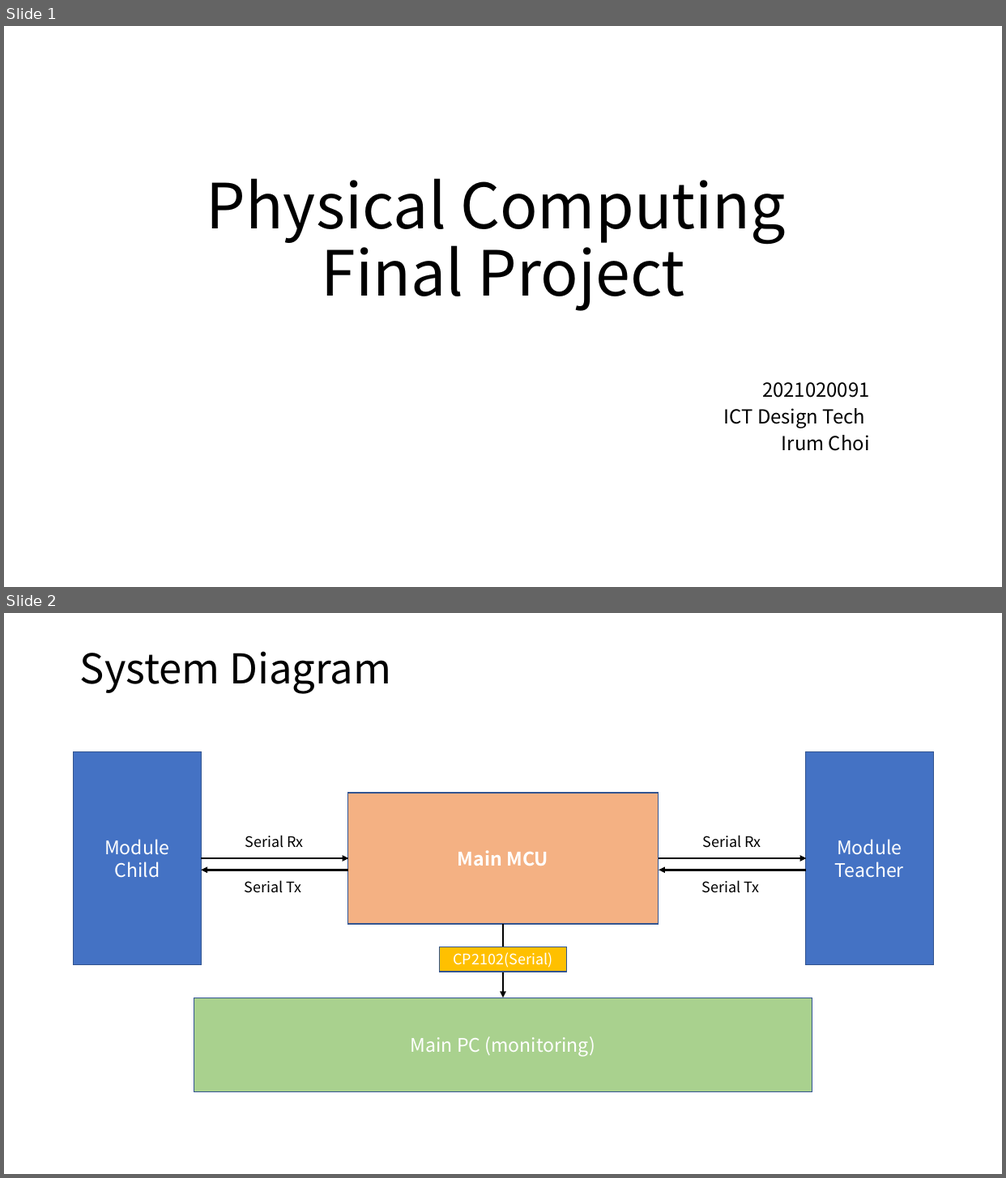
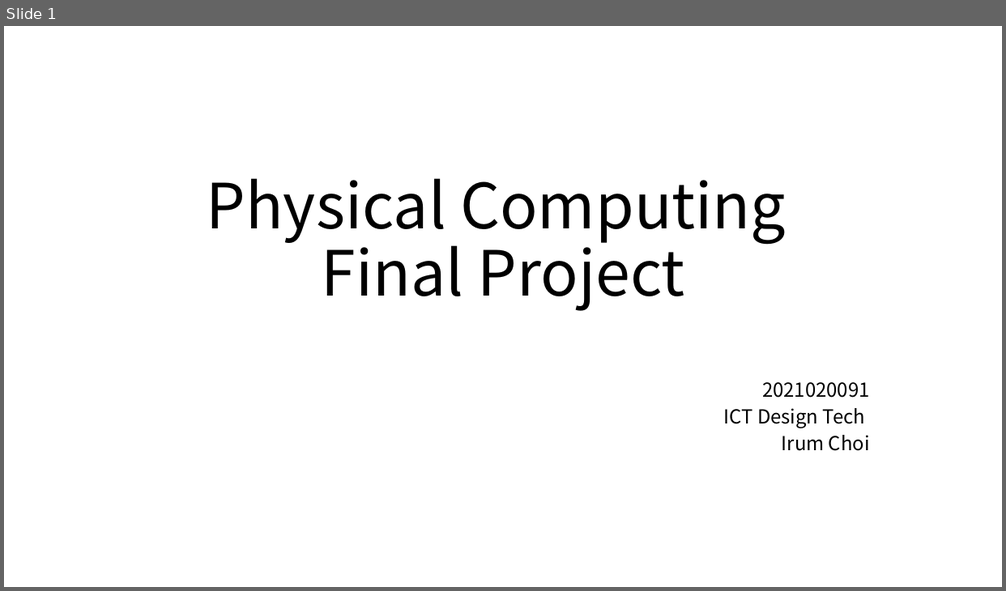
Before and after one commit to kimkyowon/Physical_Computing_Final, a slide deck: Physical_Computing/Documents/Physical Computing_Prototype.pptx. Shown one above the other, each under a label of ours: slides 1 and 2 before the commit, slide 1 after it. The pictures are 1006x1178 and 1006x591 pixels, drawn with LibreOffice and Linux fonts; fonts in the diff are those of the drawing. Boxes give left, top, right and bottom in pixels: in the first picture for what was removed or moved away, otherwise in the second. Text is boxed around its words. In the diff, an @@ line names an element or a change of style, - is before the commit and + after.

```diff
--- a/Physical_Computing/Documents/Physical Computing_Prototype.pptx
+++ b/Physical_Computing/Documents/Physical Computing_Prototype.pptx
@@ slide 2 removed at box(4, 613, 1002, 1174), background #FFFFFF @@
@@ title removed at box(80, 651, 391, 694) @@
-System Diagram
@@ rectangle removed at box(74, 752, 202, 965) @@
-Module
-Child
@@ rectangle removed at box(806, 752, 934, 965) @@
-Module
-Teacher
@@ rectangle removed at box(348, 793, 658, 924) @@
-Main MCU
@@ text removed at box(245, 835, 303, 848) @@
-Serial Rx
@@ text removed at box(702, 835, 761, 848) @@
-Serial Rx
@@ arrow removed from (201, 858) to (348, 858) @@
@@ arrow removed from (348, 870) to (201, 870) @@
@@ arrow removed from (659, 858) to (807, 858) @@
@@ arrow removed from (807, 870) to (659, 870) @@
@@ text removed at box(245, 880, 301, 893) @@
-Serial Tx
@@ text removed at box(702, 880, 759, 893) @@
-Serial Tx
@@ arrow removed from (503, 924) to (503, 998) @@
@@ rectangle removed at box(439, 947, 567, 972) @@
-CP2102(Serial)
@@ rectangle removed at box(194, 998, 812, 1093) @@
-Main PC (monitoring)
```
Also in this commit, not shown: 10 slides added, 3 other slides removed, 17 other files.
